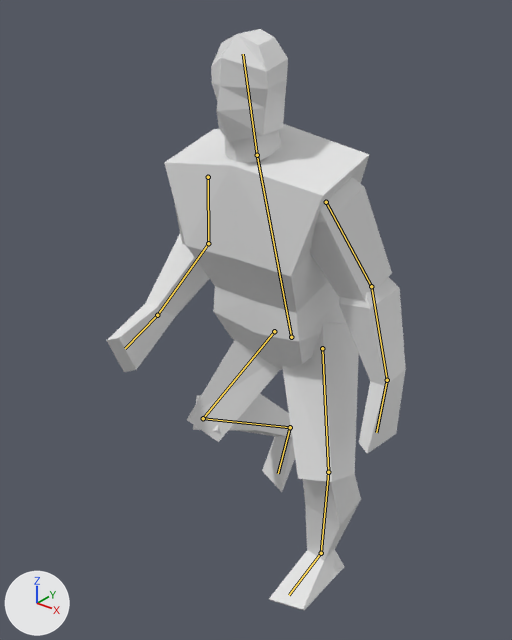
The Blender file SimpleHuman.blend: old version first, new version second.
Before and after are seen from a camera (50 mm lens) standing at (2.06, -3.07, 3.32) and looking at (-0.03, -0.46, 1.7). Arrows for +X, +Y and +Z are at lower left; the lights stay in place. Both versions are drawn at frame 5 of the action 'run_loop'; the numbers are the values there. The bones that bend it are drawn over the model as lines.
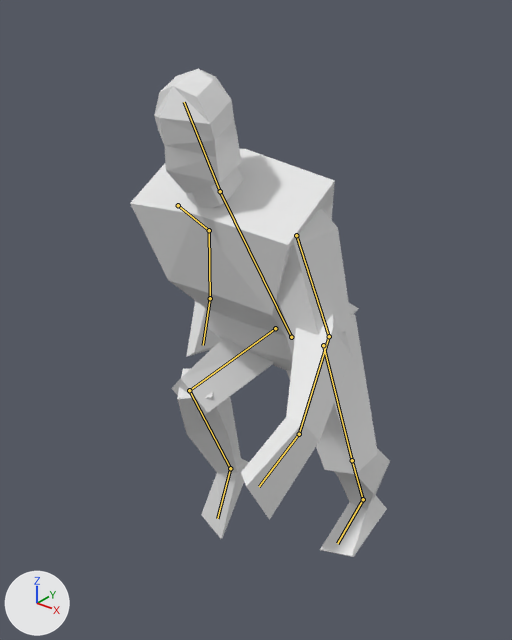
Commit message: Finished rough run cycle

The change, as a list of edits to the scene's bpy script:
```text
Change bone_body:
    where bone_body = bpy.data.objects['Armature'].pose.bones['Body']
    bone_body.rotation_quaternion: (0.99, 0.141, 0.0, 0.0) -> (0.964, 0.267, 0.0, 0.0)  # degrees (16, 0, 0) -> degrees (31, 0, 0)
Change bone_upperarm_l:
    where bone_upperarm_l = bpy.data.objects['Armature'].pose.bones['UpperArm.L']  # child of 'Body'
    bone_upperarm_l.rotation_quaternion: (0.998, -0.011, 0.033, -0.043) -> (0.965, 0.247, -0.085, -0.04)  # degrees (-1, 4, -5) -> degrees (29, -8, -7)
Change bone_lowerarm_l:
    where bone_lowerarm_l = bpy.data.objects['Armature'].pose.bones['LowerArm.L']  # child of 'UpperArm.L'
    bone_lowerarm_l.rotation_quaternion: (0.993, 0.117, -0.031, 0.007) -> (0.896, 0.428, -0.113, 0.024)  # degrees (13, -4, 0) -> degrees (51, -13, -3)
Change bone_upperarm_r:
    where bone_upperarm_r = bpy.data.objects['Armature'].pose.bones['UpperArm.R']  # child of 'Body'
    bone_upperarm_r.rotation_quaternion: (0.996, 0.003, -0.052, 0.078) -> (0.974, -0.171, -0.122, 0.082)  # degrees (0, -6, 9) -> degrees (-21, -12, 12)
Change bone_lowerarm_r:
    where bone_lowerarm_r = bpy.data.objects['Armature'].pose.bones['LowerArm.R']  # child of 'UpperArm.R'
    bone_lowerarm_r.rotation_quaternion: (0.877, 0.47, 0.088, -0.045) -> (0.944, 0.322, 0.06, -0.031)  # degrees (56, 11, 0) -> degrees (38, 8, -1)
Change bone_hand_r:
    where bone_hand_r = bpy.data.objects['Armature'].pose.bones['Hand.R']  # child of 'LowerArm.R'
    bone_hand_r.rotation_quaternion: (0.975, 0.22, -0.017, -0.019) -> (0.967, 0.252, -0.015, -0.026)  # degrees (26, -1, -3) -> degrees (29, -1, -3)
Change bone_ikfoottarget_l:
    where bone_ikfoottarget_l = bpy.data.objects['Armature'].pose.bones['IKFootTarget.L']
    bone_ikfoottarget_l.location: (-0.019, -0.254, 0.0) -> (0.058, 0.152, -0.001)
    bone_ikfoottarget_l.rotation_quaternion: (1.0, 0.0, 0.0, 0.006) -> (0.994, -0.002, 0.0, -0.112)  # degrees (0, 0, 1) -> degrees (0, 0, -13)
Change bone_iklegpole_r:
    where bone_iklegpole_r = bpy.data.objects['Armature'].pose.bones['IKLegPole.R']
    bone_iklegpole_r.location: (-0.037, 0.0, -0.276) -> (0.004, 0.0, 0.028)
Change bone_ikfoottarget_r:
    where bone_ikfoottarget_r = bpy.data.objects['Armature'].pose.bones['IKFootTarget.R']
    bone_ikfoottarget_r.location: (-0.356, 0.104, -0.008) -> (-0.382, -0.409, -0.008)
```

Pixel boxes (x1, y1, x2, y2) of what changed, in the pictures (512 x 640 px):
'Cube', posed (13% narrower, 16% shorter)
    before: (106, 29, 406, 610)
    after: (130, 69, 390, 557)
bone 'Body', root to tip
    before: (291, 337) to (257, 155)
    after: (291, 337) to (220, 191)
bone 'UpperArm.L', root to tip
    before: (326, 202) to (371, 286)
    after: (296, 235) to (329, 336)
bone 'LowerArm.L', root to tip
    before: (371, 286) to (387, 380)
    after: (329, 336) to (299, 434)
bone 'UpperArm.R', root to tip
    before: (208, 177) to (208, 243)
    after: (178, 205) to (209, 230)
bone 'LowerArm.R', root to tip
    before: (208, 243) to (157, 315)
    after: (209, 230) to (210, 298)
bone 'Hand.R', root to tip
    before: (157, 315) to (125, 348)
    after: (210, 298) to (203, 345)
